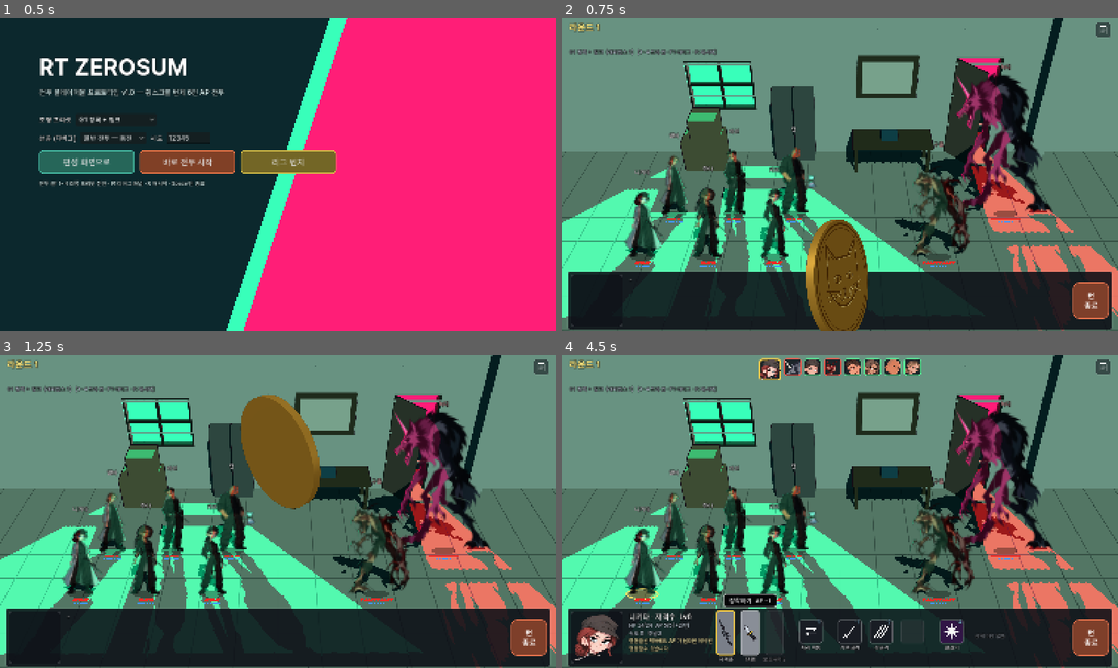
Above: before the commit, frames 1-4 (two rows, left to right).
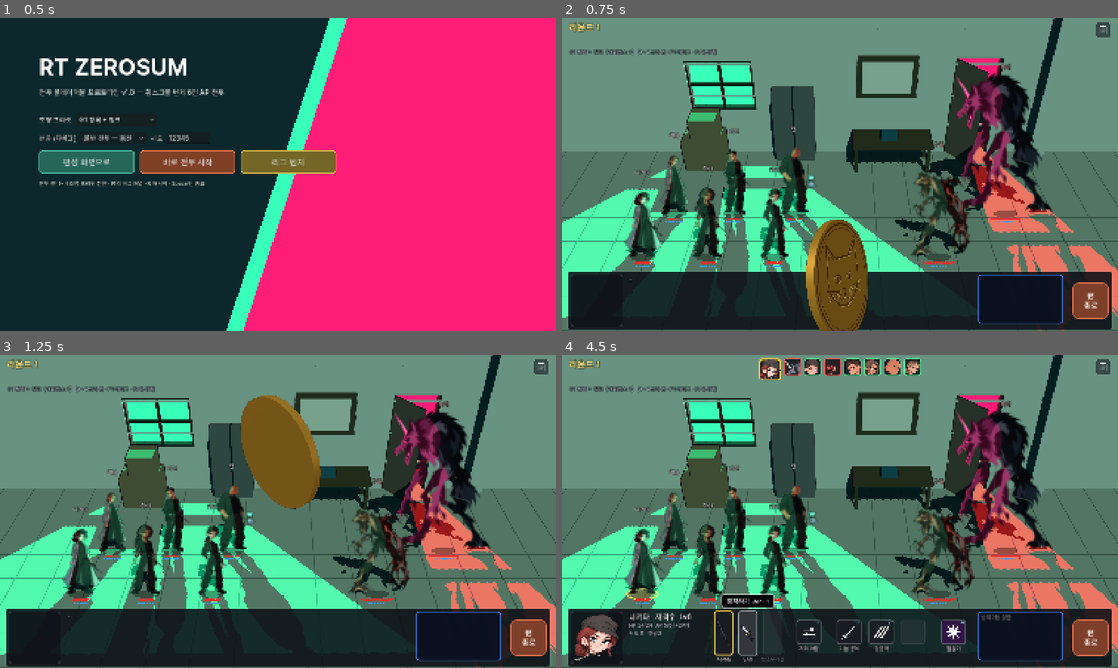
Above: after the commit, the same moments.

Repository: HomilBBANG/rt_zerosum
Game: Godot game, scene res://scenes/main_menu.tscn
The game is run twice, just before and just after one commit, with the same random seed, the same clock (stepped at 60 frames per second) and the same inputs.
Inputs (mouse positions are in pixels of both pictures, inside the frame that each line leads up to):
- Up to frame 1 (0.5 s): no input
- Up to frame 2 (0.75 s): click "바로 전투 시작" at 0.5 s
- Up to frame 3 (1.25 s): no input
- Up to frame 4 (4.5 s): click (1101, 367) at 1.27 s; click (1101, 367) at 2.02 s; click (1101, 367) at 2.77 s; click (723, 633) at 3.52 s; click (751, 633) at 4.27 s

Frame 1 is identical in both runs. In frame 2, 0.8% of the frame differs, in the area x 74-99%, y 82-98%; in frame 3, 0.8%; in frame 4, 3.2%, in the area x 12-99%, y 76-98%.

Commit message:
하단 HUD 다듬기: 무기 칸 바탕 통일, 상태 이상 파란 창·한 줄씩·호버 밝게, 슬롯 +2px
- 무기 칸 바탕을 스킬과 같은 색으로, 무기 칸 위 1px 여유
- 턴 종료 왼쪽으로 1px
- 상태 이상: 불투명 파란 외곽선 창, 한 줄씩 표시, 호버 시 그 줄 50% 밝게 페이드 + 설명
- 스킬·자리 이동·필살기 칸 56 → 58px
- 초상화 옆 안내 문구 제거

Co-Authored-By: Claude Opus 5.5 <noreply@anthropic.com>
Claude-Session: https://claude.ai/code/session_014aytw3hj7boqn3SZ5GP5ti

Diff:
--- a/scripts/ui/battle_hud.gd
+++ b/scripts/ui/battle_hud.gd
@@ -25,7 +25,7 @@
 var slot_tip: PanelContainer        # 슬롯 설명 말풍선 (호버)
 var slot_tip_label: Label
 var hint_label: Label
-var status_flow: HFlowContainer     # 현재 유닛 상태 이상 칩
+var status_flow: VBoxContainer      # 현재 유닛 상태 이상 (한 줄씩)
 var end_btn: Button
 var log_box: RichTextLabel
 var log_panel: PanelContainer
@@ -183,9 +183,8 @@
 	stat_label.autowrap_mode = TextServer.AUTOWRAP_WORD_SMART
 	stat_label.custom_minimum_size.x = 196
 	info.add_child(stat_label)
-	hint_label = _label("", 12, Color(1, 0.95, 0.7))
-	hint_label.autowrap_mode = TextServer.AUTOWRAP_WORD_SMART
-	hint_label.custom_minimum_size.x = 196
+	hint_label = _label("", 12, Color(1, 0.95, 0.7))   # 안내 문구는 표시하지 않음 (사용자 요청)
+	hint_label.visible = false
 	info.add_child(hint_label)
 	var fill := Control.new()
 	fill.size_flags_horizontal = Control.SIZE_EXPAND_FILL
@@ -201,25 +200,37 @@
 		sbx.set_corner_radius_all(14)
 		end_btn.add_theme_stylebox_override(st, sbx)
 	end_btn.pressed.connect(func(): cancel_pending(); controller.player_end_turn())
-	hb.add_child(end_btn)
+	var end_wrap := MarginContainer.new()
+	end_wrap.add_theme_constant_override("margin_right", 1)   # 왼쪽으로 1px
+	end_wrap.size_flags_vertical = Control.SIZE_SHRINK_CENTER
+	end_wrap.add_child(end_btn)
+	hb.add_child(end_wrap)
 	# 상태 이상: 슬롯 줄과 턴 종료 사이 빈 칸 (긍정 녹색 / 부정 붉은색, 호버 시 설명)
-	var st_box := VBoxContainer.new()
-	st_box.alignment = BoxContainer.ALIGNMENT_CENTER
+	var st_box := PanelContainer.new()
+	var st_style := StyleBoxFlat.new()
+	st_style.bg_color = Color(0.04, 0.06, 0.12, 0.9)
+	st_style.border_color = Color(0.25, 0.55, 1.0, 1.0)   # 불투명 파란 외곽선 창
+	st_style.set_border_width_all(2)
+	st_style.set_corner_radius_all(6)
+	st_style.set_content_margin_all(6)
+	st_box.add_theme_stylebox_override("panel", st_style)
 	st_box.anchor_left = 1.0
 	st_box.anchor_right = 1.0
 	st_box.anchor_top = 1.0
 	st_box.anchor_bottom = 1.0
-	st_box.offset_left = -330
-	st_box.offset_right = -124
+	st_box.offset_left = -322
+	st_box.offset_right = -126
 	st_box.offset_top = -130
 	st_box.offset_bottom = -16
 	st_box.mouse_filter = Control.MOUSE_FILTER_IGNORE
 	add_child(st_box)
-	status_flow = HFlowContainer.new()
-	status_flow.add_theme_constant_override("h_separation", 6)
-	status_flow.add_theme_constant_override("v_separation", 6)
-	status_flow.mouse_filter = Control.MOUSE_FILTER_IGNORE
-	st_box.add_child(status_flow)
+	var st_scroll := ScrollContainer.new()
+	st_scroll.horizontal_scroll_mode = ScrollContainer.SCROLL_MODE_DISABLED
+	st_box.add_child(st_scroll)
+	status_flow = VBoxContainer.new()   # 상태 이상 한 줄씩
+	status_flow.add_theme_constant_override("separation", 4)
+	status_flow.size_flags_horizontal = Control.SIZE_EXPAND_FILL
+	st_scroll.add_child(status_flow)
 	# 슬롯 줄: 화면 가로 가운데, 하단 패널 안 (무기 칸은 패널 천장까지 세로로 길게)
 	slots_row = HBoxContainer.new()
 	slots_row.add_theme_constant_override("separation", 8)
@@ -228,7 +239,7 @@
 	slots_row.anchor_top = 1.0
 	slots_row.anchor_bottom = 1.0
 	slots_row.grow_horizontal = Control.GROW_DIRECTION_BOTH
-	slots_row.offset_top = -138
+	slots_row.offset_top = -137   # 무기 칸 위 1px 여유
 	slots_row.offset_bottom = -12
 	add_child(slots_row)
 	# 무기 장착 팝업 (불투명 검은 버튼) + 슬롯 설명 말풍선
@@ -533,10 +544,10 @@
 
 
 # ---------------------------------------------------------------- 갱신
-const SLOT := 56.0
+const SLOT := 58.0
 const SLOT_GAP := 18.0
 const WEAPON_W := 44.0      # 무기 칸: 세로로 긴 칸 (패널 천장까지)
-const WEAPON_H := 104.0
+const WEAPON_H := 103.0
 const WEAPON_SEP := 4       # 무기 사이 간격 (다른 슬롯 8 의 절반)
 
 
@@ -615,34 +626,43 @@
 	_refresh_statuses(u)
 
 
-## 현재 유닛의 상태 이상 칩: 긍정 녹색 / 부정 붉은색, 호버 시 설명
+## 현재 유닛의 상태 이상: 한 줄씩 (긍정 녹색 / 부정 붉은색). 호버 시 그 줄을 50% 밝게(페이드) + 설명
 func _refresh_statuses(u: UnitRuntime) -> void:
 	for c in status_flow.get_children():
 		c.queue_free()
 	if u.statuses.is_empty():
-		var none := _label("상태 이상 없음", 12, Color(0.55, 0.58, 0.62))
-		status_flow.add_child(none)
+		status_flow.add_child(_label("상태 이상 없음", 12, Color(0.55, 0.58, 0.62)))
 		return
 	for sid in u.statuses:
 		var d := StatusCatalog.get_def(sid)
 		var good: bool = d.get("positive", false)
-		var chip := PanelContainer.new()
+		var row := PanelContainer.new()
 		var sb := StyleBoxFlat.new()
-		sb.bg_color = Color(0.12, 0.45, 0.22, 0.95) if good else Color(0.55, 0.12, 0.12, 0.95)
+		sb.bg_color = Color(0.12, 0.42, 0.22, 0.95) if good else Color(0.5, 0.12, 0.12, 0.95)
 		sb.border_color = Color(0.45, 1.0, 0.6) if good else Color(1.0, 0.45, 0.4)
-		sb.set_border_width_all(2)
-		sb.set_corner_radius_all(6)
-		sb.content_margin_left = 10
-		sb.content_margin_right = 10
-		sb.content_margin_top = 3
-		sb.content_margin_bottom = 3
-		chip.add_theme_stylebox_override("panel", sb)
-		chip.mouse_filter = Control.MOUSE_FILTER_STOP
-		chip.add_child(_label(d.get("name", sid), 13, Color(1, 1, 1)))
+		sb.border_width_left = 4
+		sb.set_corner_radius_all(4)
+		sb.content_margin_left = 8
+		sb.content_margin_right = 8
+		sb.content_margin_top = 2
+		sb.content_margin_bottom = 2
+		row.add_theme_stylebox_override("panel", sb)
+		row.size_flags_horizontal = Control.SIZE_EXPAND_FILL
+		row.mouse_filter = Control.MOUSE_FILTER_STOP
+		row.add_child(_label(d.get("name", sid), 13, Color(1, 1, 1)))
 		var tip := "%s  ·  %s\n%s" % [d.get("name", sid), "긍정" if good else "부정", d.get("desc", "")]
-		chip.mouse_entered.connect(_show_slot_tip.bind(chip, tip))
-		chip.mouse_exited.connect(func(): slot_tip.visible = false)
-		status_flow.add_child(chip)
+		row.mouse_entered.connect(func():
+			_fade(row, Color(1.5, 1.5, 1.5))
+			_show_slot_tip(row, tip))
+		row.mouse_exited.connect(func():
+			_fade(row, Color(1, 1, 1))
+			slot_tip.visible = false)
+		status_flow.add_child(row)
+
+
+func _fade(c: CanvasItem, to: Color) -> void:
+	var tw := c.create_tween()
+	tw.tween_property(c, "modulate", to, 0.15)
 
 
 func _add_skill_slot(o: Dictionary, is_player: bool) -> void:
@@ -690,9 +710,7 @@
 	btn.size_flags_horizontal = Control.SIZE_SHRINK_CENTER
 	btn.focus_mode = Control.FOCUS_NONE
 	var sb := StyleBoxFlat.new()
-	if is_weapon:
-		sb.bg_color = Color(0.5, 0.52, 0.56, 0.95)   # 무기 원화는 어두운 색이라 밝은 바탕
-	elif is_ult:
+	if is_ult:
 		sb.bg_color = Color(0.2, 0.08, 0.28, 0.95)
 	else:
 		sb.bg_color = Color(0.1, 0.11, 0.14, 0.95)
Binary file changed: docs/screenshots/hud_slots.png
Not shown, changed: docs/design/00_decision_log_v1_0.md
